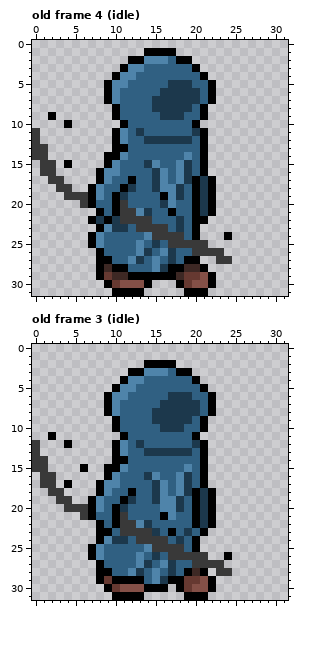
Pixel-art file, stored at assets/graphics/aseprites/marze.aseprite. Above is the file before it was changed.
32x32 pixels, 4 frames. Colours within 5 levels of each other are drawn and written as one. Shown: old frame 4 (idle), old frame 3 (idle). The commit also changed other frames, which this record leaves out.
After the commit:
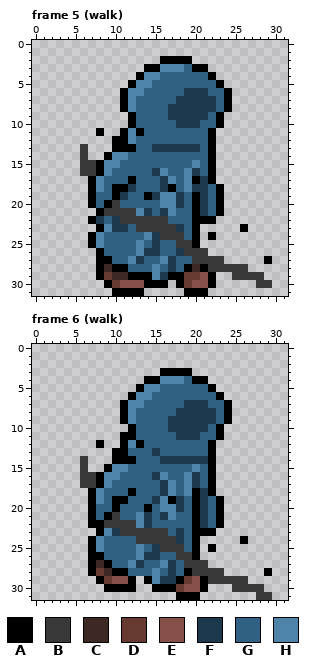
Palette (. is transparent): A #000000  B #393939  C #3d2824  D #663931  E #845047  F #1c384c  G #306082  H #4f84aa
A new or re-ordered frame is compared with the old frame closest to it.
Changes in this commit:
frames 4 -> 12
Changed rows in their new state; - is an unchanged pixel.
Frame 5 (walk) is new; against old frame 4 (idle):
first column x 0:
 1 --------------....------------
 2 ------------....AA------------
 3 -----------...AAHHH--A--------
 4 ----------...AHH-----GA-------
 5 ---------...AHH--GGG--GA------
 6 ---------..AHH--GGG--FGGA-----
 7 ---------..AH--GGG---FFGA-----
 8 ----------.AH--GG---FFFGA-----
 9 --.-------..A---G--FFFGA------
10 ----.------.A-----FFFGGA------
11 .-------A-.AHA------GGA-------
12 .----------AH-GGGGGG-GA-------
13 ..----B-----A--FFFFFFGA-------
14 ..----B---H--------G-GA-------
15 -..-.-BBAH----GG--GGHGA-------
16 -..---BB--G-------GHFGA-------
17 --..---AHG-----GFHGH----------
18 ---..-----A----GFAGHF-GA------
19 ----...-G-----AFH-----GA------
20 ------.--ABG----H-F---GA------
21 ---------BB-----FH----GA------
22 ---------G-----BB-G---A-------
23 -----------------B--------A---
24 ---------------F------A-.-----
25 -----------------G--A.--------
26 ---------------FGGFB--..------
27 ---------------GH--GBBB-.----A
28 ----------------GFGA--BBBBB---
29 ---------------HF-A------BBBB-
30 ---------------AA-----------BB
Frame 6 (walk) is new; against old frame 3 (idle):
first column x 0:
 2 --------------....------------
 3 ------------....AA------------
 4 -----------...AAHHH--A--------
 5 ----------...AHH-----GA-------
 6 ---------...AHH--GGG--GA------
 7 ---------..AHH--GGG--FGGA-----
 8 ---------..AH--GGG---FFGA-----
 9 ----------.AH--GG---FFFGA-----
10 ----------..A---G--FFFGA------
11 --.---------A-----FFFGGA------
12 .---.---A-.AHA------GGA-------
13 .----------A--G-GGGG-GA-------
14 ..----B-----A---FFFFFFA-------
15 ..----B---H--------GHGA-------
16 -..---BBAH----GFH-GHFGA-------
17 -..-.-BB--G----GFHGHFGA-------
18 --..---AHG-----GFHGH----------
19 ---..-----A-G----A----GA------
20 ----...-G--G--A-------GA------
21 ------.--ABG-HF-F-----GA------
22 -------A-BB-----------GA------
23 ---------HF----BBGFGA-A-------
24 -------AHGGG-----B--------A---
25 -------------HGF------A-------
26 --------A-----F--G--A.--.-----
27 -------ACA--HFG----B--..------
28 -------ADCAAGG------BBB-.----A
29 ----------EE-.A--F--EABBBBB---
30 ----------AAA..--ADE-A.--BBBB-
31 ----------....----A--.------BB
